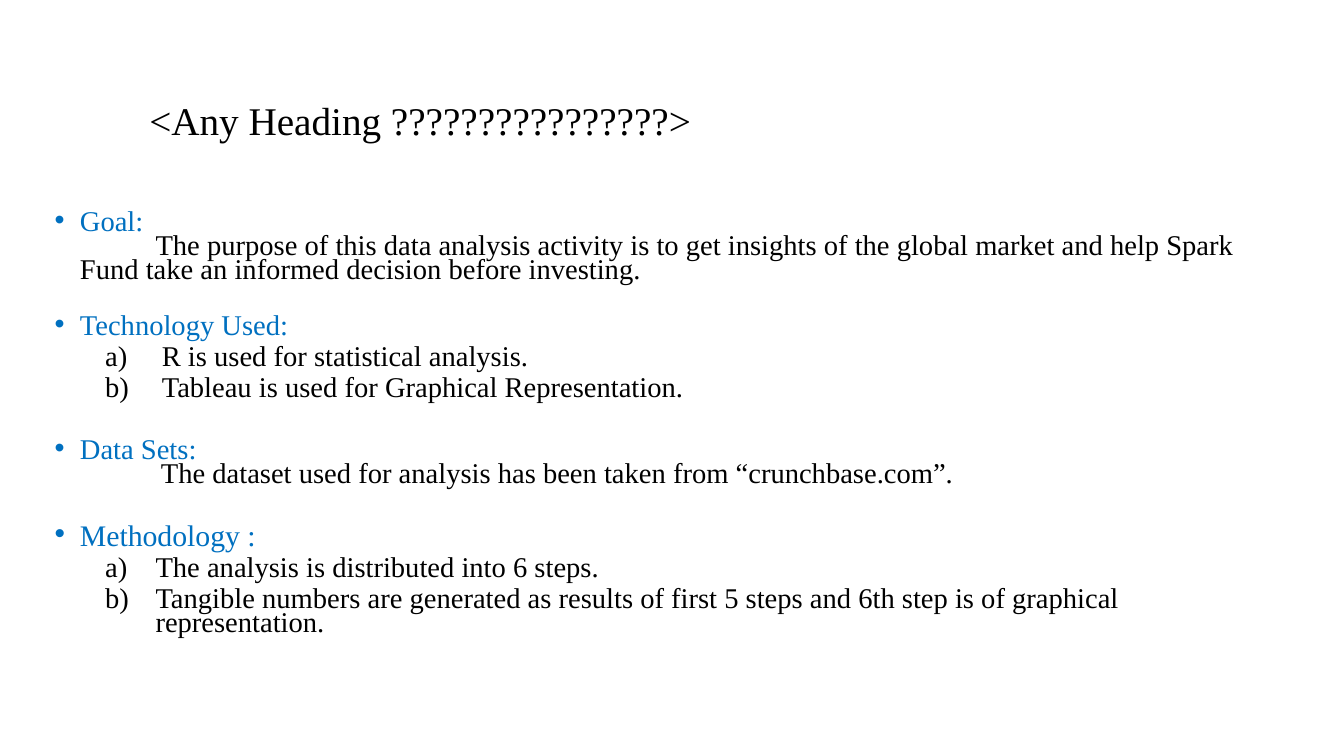
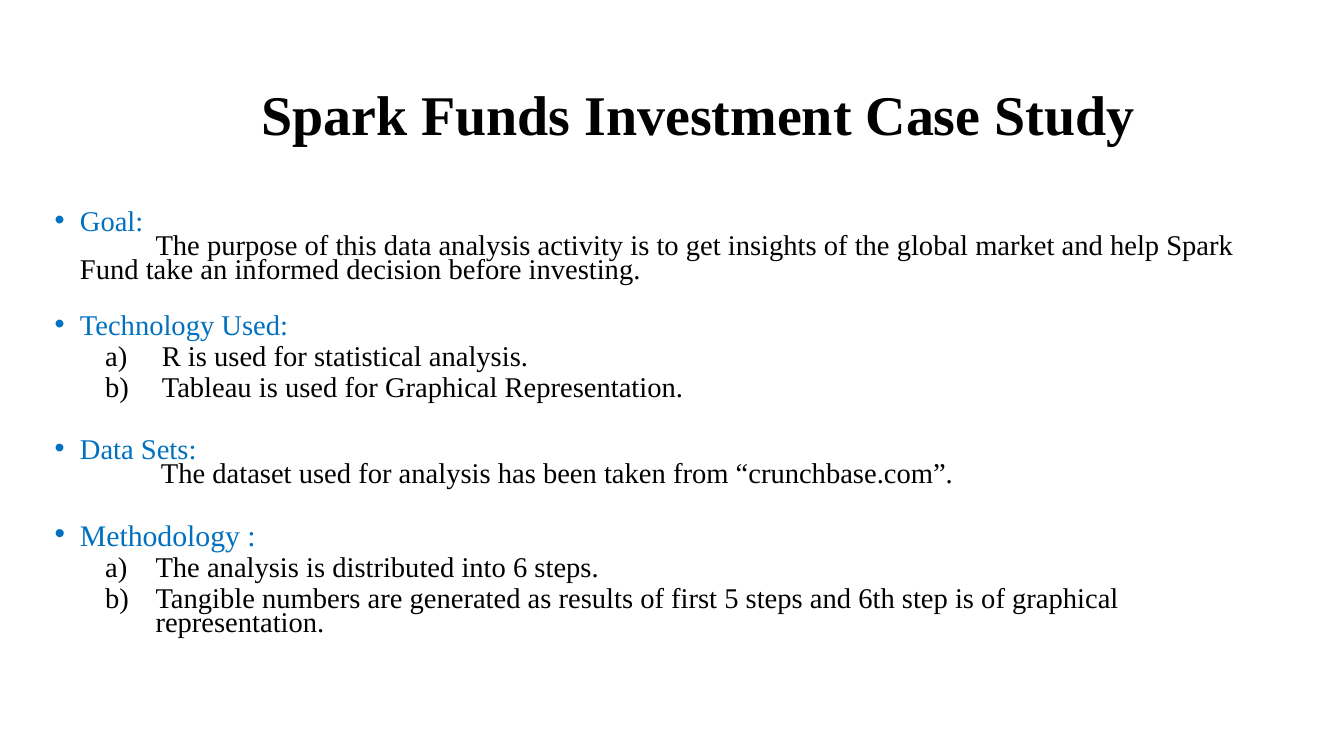
Before and after one commit to Bhumit-t/InvestmentCaseStuday, a slide deck: slide 4 of Spark Funds Presentation.pptx. Drawn at 1344x756 pixels with LibreOffice and Linux fonts; fonts in the diff are those of the drawing; background and template pictures are left out. Boxes give left, top, right and bottom in pixels: in the first picture for what was removed or moved away, otherwise in the second. Text is boxed around its words. In the diff, an @@ line names an element or a change of style, - is before the commit and + after.

```diff
--- a/Spark Funds Presentation.pptx
+++ b/Spark Funds Presentation.pptx
@@ title at [261, 96, 1134, 146]: text changed; size 28 to 40 pt; bold on @@
-<Any Heading ????????????????>
+Spark Funds Investment Case Study
```
Also in this commit, not shown: 3 other slides changed, 4 slides added, 4 slides removed.
